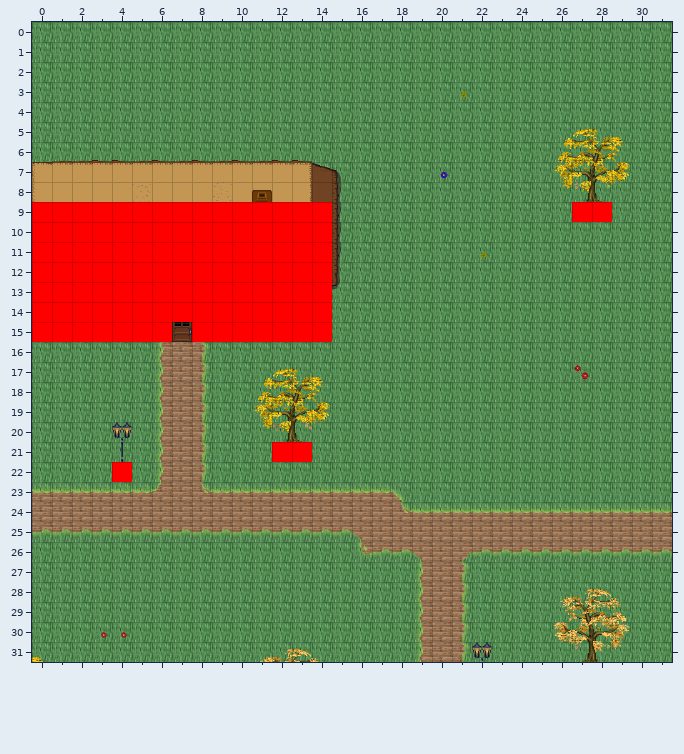
Tiled map: AndorsTrail/res/xml/level_0_deniran_city_s_e2_x1_y0.tmx. The picture above is the old version.
Cells are 32x32 px. Shown: x 0..31, y 0..31. Tiles whose own drawing changed are shown in their newer look in all pictures.
Once edited:
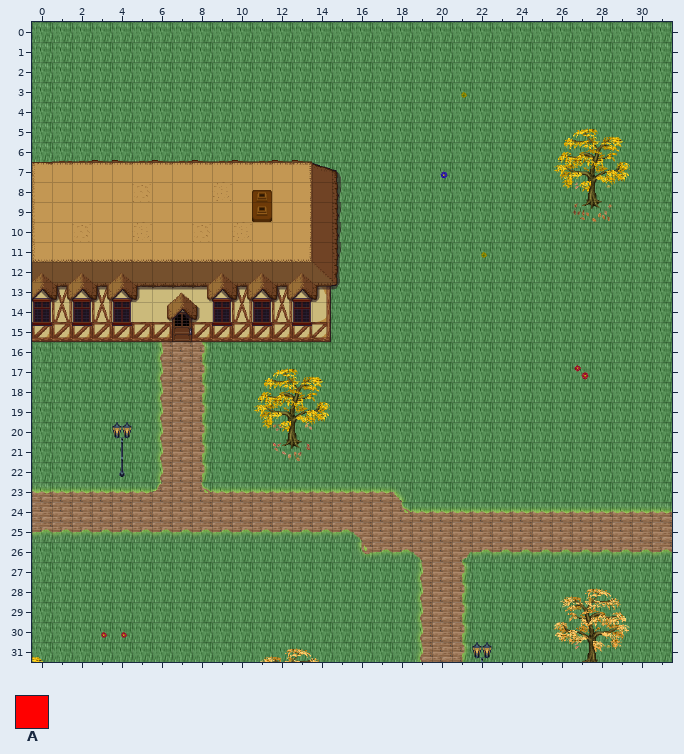
Key: from "logic_collision": A 0.
_ is an empty cell.
Diff:
{"where": "layer \"Walkable\" (now hidden)"}
{"y":9,"x":0,"old":"AAAAAAAAAAAAAAA","new":"_______________"}
{"y":9,"x":27,"old":"AA","new":"__"}
{"y":10,"x":0,"old":"AAAAAAAAAAAAAAA","new":"_______________"}
{"y":11,"x":0,"old":"AAAAAAAAAAAAAAA","new":"_______________"}
{"y":12,"x":0,"old":"AAAAAAAAAAAAAAA","new":"_______________"}
{"y":13,"x":0,"old":"AAAAAAAAAAAAAAA","new":"_______________"}
{"y":14,"x":0,"old":"AAAAAAAAAAAAAAA","new":"_______________"}
{"y":15,"x":0,"old":"AAAAAAA","new":"_______"}
{"y":15,"x":8,"old":"AAAAAAA","new":"_______"}
{"y":21,"x":12,"old":"AA","new":"__"}
{"y":22,"x":4,"old":"A","new":"_"}
{"label":"removed","picture_box":[32,202,332,342]}
{"label":"removed","picture_box":[572,202,612,222]}
{"label":"removed","picture_box":[272,442,312,462]}
{"label":"removed","picture_box":[112,462,132,482]}
